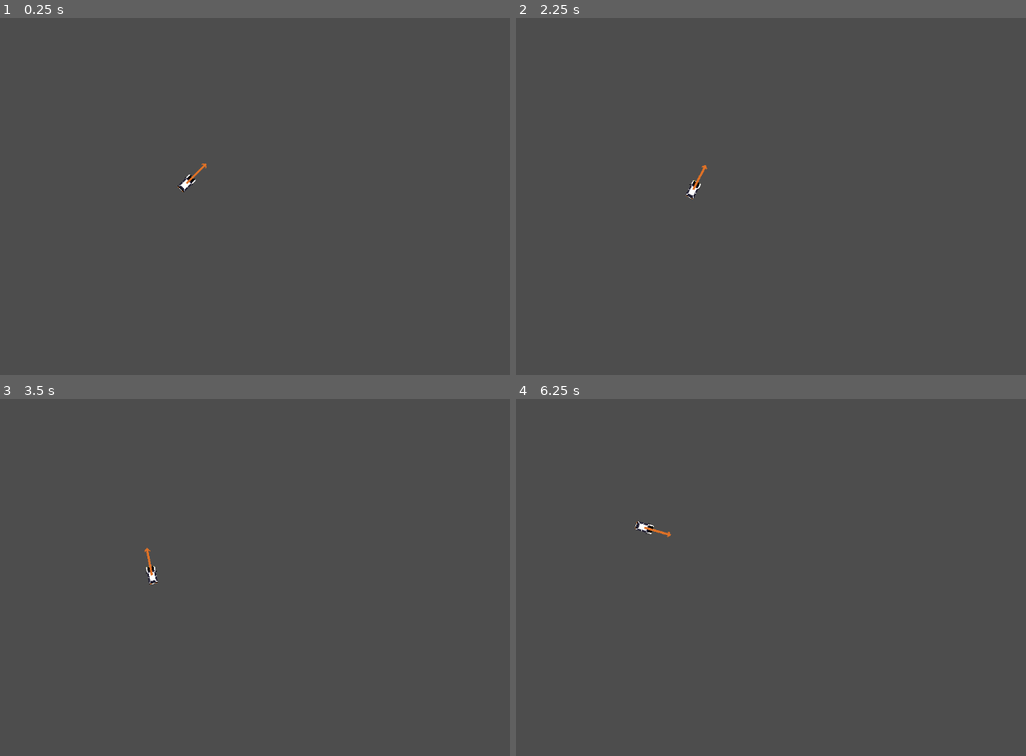
Above: before the commit, frames 1-4 (two rows, left to right).
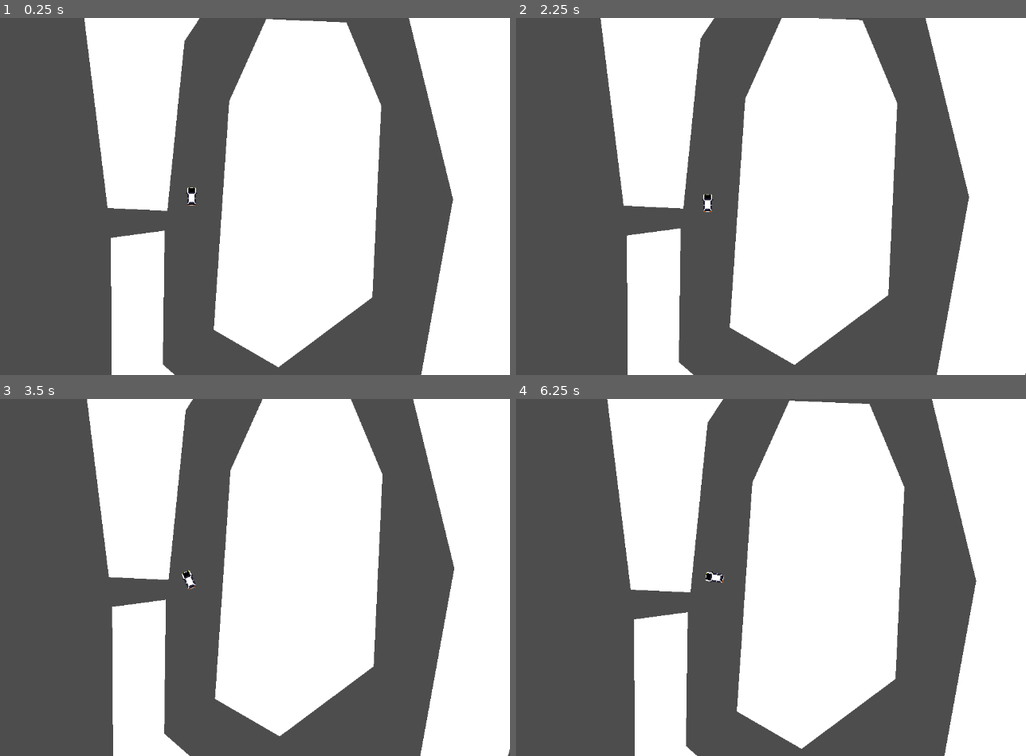
Above: after the commit, the same moments.

Repository: ras-marques/dejadrift
Game: Godot game, scene res://Main.tscn
Two runs of this game, one before a commit and one after it. Both use one fixed random seed, a clock stepped at 60 frames per second and the inputs below.
Inputs:
- Up to frame 1 (0.25 s): no input
- Up to frame 2 (2.25 s): tap Enter at 0.5 s; hold D (car_turn_right) 0.53-1.28 s; tap Space at 1.25 s; hold S (car_brake) 1.28-2.03 s; hold D (car_turn_right) from 2.03 s (still down)
- Up to frame 3 (3.5 s): release D (car_turn_right) at 2.78 s; hold W (car_accelerate) from 2.78 s (still down)
- Up to frame 4 (6.25 s): release W (car_accelerate) at 3.53 s; hold A (car_turn_left) 3.53-5.03 s; hold S (car_brake) 5.03-5.78 s; hold D (car_turn_right) from 5.78 s (still down)

The runs differ from the first frame. In frame 1, 53% of the frame differs, in the area x 16-100%, y 0-100%; in frame 2, 53%; in frame 3, 52%; in frame 4, 52%.

Commit message:
Start of physics for a two wheel car is done
Setting up some acceleration/friction curves would make for better/more
fun handling, but it's a start

Diff:
--- a/Car.tscn
+++ b/Car.tscn
@@ -1,21 +1,22 @@
-[gd_scene load_steps=5 format=3 uid="uid://u4jtbwt3a35f"]
+[gd_scene load_steps=4 format=3 uid="uid://c56ep7k85v3b3"]
 
-[ext_resource type="Script" path="res://CarController.gd" id="1"]
-[ext_resource type="Texture2D" uid="uid://dbteno61iywsb" path="res://AE86.png" id="2"]
-[ext_resource type="Texture2D" uid="uid://h7iequy3ibim" path="res://arrow.png" id="3"]
+[ext_resource type="Script" path="res://Scripts/CarController.gd" id="1_1r2dc"]
+[ext_resource type="Texture2D" uid="uid://dbteno61iywsb" path="res://Sprites/AE86.png" id="2_fhtea"]
 
 [sub_resource type="RectangleShape2D" id="1"]
 size = Vector2(16, 32)
 
 [node name="Car" type="RigidBody2D"]
 gravity_scale = 0.0
-script = ExtResource("1")
+script = ExtResource("1_1r2dc")
 
 [node name="Sprite2D" type="Sprite2D" parent="."]
-texture = ExtResource("2")
+texture = ExtResource("2_fhtea")
 
 [node name="CollisionShape2D" type="CollisionShape2D" parent="."]
 shape = SubResource("1")
 
-[node name="Arrow" type="Sprite2D" parent="."]
-texture = ExtResource("3")
+[node name="Camera2D" type="Camera2D" parent="."]
+limit_smoothed = true
+position_smoothing_enabled = true
+position_smoothing_speed = 1.0
--- a/CarController.gd
+++ /dev/null
@@ -1,99 +0,0 @@
-extends RigidBody2D
-
-var accelerationValue = 40
-var brakingValue = 20
-var acceleration = 0
-
-var frontWheelAngle = 0
-
-var vectorDebug
-
-func _ready():
-	vectorDebug = get_node("Arrow")
-
-func get_input():
-	if Input.is_action_pressed("car_accelerate"):
-		acceleration = accelerationValue
-	elif Input.is_action_pressed("car_brake"):
-		acceleration = -brakingValue
-	else:
-		acceleration = 0
-
-	if Input.is_action_pressed("car_turn_left"):
-		frontWheelAngle = -45*PI/180
-	elif Input.is_action_pressed("car_turn_right"):
-		frontWheelAngle = 45*PI/180
-	else:
-		frontWheelAngle = 0
-
-func _process(_delta):
-	get_input()
-
-func computeForceForTheWheel(velocity, badDirection):
-	var velocityInBadDirection = velocity.dot(badDirection)
-#	print(velocityInBadDirection)
-	var badDirectionAngle = atan2(badDirection.y, badDirection.x)
-	var force = Vector2(sin(badDirectionAngle), -cos(badDirectionAngle)) * -0.9 * velocityInBadDirection
-	return force
-
-func _physics_process(_delta):
-	var backRightTirePosition = Vector2(8, 9).rotated(rotation)     #this is good!
-	var backLeftTirePosition = Vector2(-8, 9).rotated(rotation)     #this is good!
-	var frontRightTirePosition = Vector2(8, -9).rotated(rotation)   #this is good!
-	var frontLeftTirePosition = Vector2(-8, -9).rotated(rotation)   #this is good!
-#
-#	print(backLeftTirePosition)
-#	print(backRightTirePosition)
-
-	var velocity = get_linear_velocity()
-
-	var backLeftTireForwardForce = Vector2(sin(rotation), -cos(rotation)) * acceleration  #this is good!
-	var backRightTireForwardForce = Vector2(sin(rotation), -cos(rotation)) * acceleration #this is good!
-
-	apply_force(backRightTireForwardForce, backRightTirePosition) #this is good!
-	apply_force(backLeftTireForwardForce, backLeftTirePosition)   #this is good!
-
-#	print(backRightTireForwardForce)
-#	print(backLeftTireForwardForce)
-
-	var frontLeftTireBadDirectionAngle = 0
-	var frontRightTireBadDirectionAngle = 0
-	if frontWheelAngle > 0:
-		frontLeftTireBadDirectionAngle = frontWheelAngle - PI/2 + rotation
-		frontRightTireBadDirectionAngle = frontWheelAngle - PI/2 + rotation
-	elif frontWheelAngle < 0:
-		frontLeftTireBadDirectionAngle = frontWheelAngle + PI/2 + rotation
-		frontRightTireBadDirectionAngle = frontWheelAngle + PI/2 + rotation
-
-	var frontLeftTireBadDirectionVector = Vector2(sin(frontLeftTireBadDirectionAngle), -cos(frontLeftTireBadDirectionAngle))
-	var frontRightTireBadDirectionVector = Vector2(sin(frontRightTireBadDirectionAngle), -cos(frontRightTireBadDirectionAngle))
-
-	var backLeftTireBadDirectionAngle = -PI/2 + rotation
-	var backRightTireBadDirectionAngle = PI/2 + rotation
-
-	var backLeftTireBadDirectionVector = Vector2(sin(backLeftTireBadDirectionAngle), -cos(backLeftTireBadDirectionAngle))
-	var backRightTireBadDirectionVector = Vector2(sin(backRightTireBadDirectionAngle), -cos(backRightTireBadDirectionAngle))
-
-#	arrow.rotation = frontWheelAngle
-#	vectorDebug.rotation = frontWheelVectorAngle
-#	vectorDebug.rotation = frontRightTireForceAngle
-#	vectorDebug.rotation = backLeftTireBadDirectionAngle
-#	vectorDebug.rotation = frontLeftTireBadDirectionAngle
-#	vectorDebug.rotation = debugAngle
-#	vectorDebug.rotation = frontWheelForceAngle
-
-	var backLeftTireFrictionForce = computeForceForTheWheel(velocity, backLeftTireBadDirectionVector)
-	var backRightTireFrictionForce = computeForceForTheWheel(velocity, backRightTireBadDirectionVector)
-	var frontLeftTireFrictionForce = computeForceForTheWheel(velocity, frontLeftTireBadDirectionVector)
-	var frontRightTireFrictionForce = computeForceForTheWheel(velocity, frontRightTireBadDirectionVector)
-
-#	var velocityInBadDirection = velocity.dot(frontLeftTireBadDirectionVector)
-#	print(velocityInBadDirection)
-#	var badDirectionAngle = atan2(frontLeftTireBadDirectionVector.y, frontLeftTireBadDirectionVector.x)
-#	var force = Vector2(sin(badDirectionAngle), cos(badDirectionAngle)) * -0.9 * velocityInBadDirection
-#	print(force)
-
-#	apply_force(backRightTirePosition, backRightTireFrictionForce)
-#	apply_force(backLeftTirePosition, backLeftTireFrictionForce)
-	apply_force(frontRightTireFrictionForce, frontRightTirePosition)
-	apply_force(frontLeftTireFrictionForce, frontLeftTirePosition)
--- a/Main.tscn
+++ b/Main.tscn
@@ -1,9 +1,22 @@
-[gd_scene load_steps=2 format=3 uid="uid://cqmu1pfh2oinv"]
+[gd_scene load_steps=2 format=3 uid="uid://cb43i0bwanru0"]
 
-[ext_resource type="PackedScene" uid="uid://u4jtbwt3a35f" path="res://Car.tscn" id="1"]
+[ext_resource type="PackedScene" uid="uid://c56ep7k85v3b3" path="res://Car.tscn" id="1"]
 
 [node name="Level1" type="Node2D"]
 
+[node name="StaticBody2D" type="StaticBody2D" parent="."]
+
+[node name="CollisionPolygon2D" type="CollisionPolygon2D" parent="StaticBody2D"]
+polygon = PackedVector2Array(607, 542, 635, 127, 702, -22, 847, -16, 910, 135, 894, 483, 724, 610)
+
+[node name="CollisionPolygon2D2" type="CollisionPolygon2D" parent="StaticBody2D"]
+polygon = PackedVector2Array(523, 326, 554, 18, 691, -189, 691, -189, 939, -111, 1040, 305, 972, 681, 669, 740, 515, 605, 518, 362, 421, 375, 423, 727, 639, 870, 1099, 789, 1270, 145, 1118, -181, 734, -309, 343, -265, 415, 321)
+
+[node name="Polygon2D" type="Polygon2D" parent="StaticBody2D"]
+polygon = PackedVector2Array(607, 542, 635, 127, 702, -22, 847, -16, 910, 135, 894, 483, 724, 610)
+
+[node name="Polygon2D2" type="Polygon2D" parent="StaticBody2D"]
+polygon = PackedVector2Array(523, 326, 554, 18, 691, -189, 691, -189, 939, -111, 1040, 305, 972, 681, 669, 740, 515, 605, 518, 362, 421, 375, 423, 727, 639, 870, 1099, 789, 1270, 145, 1118, -181, 734, -309, 343, -265, 415, 321)
+
 [node name="Car" parent="." instance=ExtResource("1")]
 position = Vector2(567, 300)
-rotation = 0.785398
--- /dev/null
+++ b/Scripts/CarController.gd
@@ -0,0 +1,78 @@
+extends RigidBody2D
+
+var accelerationValue = 80
+var brakingValue = 40
+var turningValue = 20
+
+var acceleration = 0
+var turning = 0
+
+var turningAngle = 0
+var frontWheelVector = 0
+
+var powerVector
+var turningVector
+
+func _ready():
+	powerVector = get_node("ArrowPower")
+	turningVector = get_node("ArrowPower")
+
+func get_input():
+	if Input.is_action_pressed("car_accelerate"):
+		acceleration = accelerationValue
+	elif Input.is_action_pressed("car_brake"):
+		acceleration = -brakingValue
+	else:
+		acceleration = 0
+
+	if Input.is_action_pressed("car_turn_left"):
+		turningAngle = -PI/4
+		turning = -turningValue
+	elif Input.is_action_pressed("car_turn_right"):
+		turningAngle = PI/4
+		turning = turningValue
+	else:
+		turningAngle = 0
+		turning = 0
+
+func _process(_delta):
+	get_input()
+
+func computeForceForTheWheel(velocity, badDirection):
+	var velocityInBadDirection = velocity.dot(badDirection)
+	var force = badDirection.normalized() * velocityInBadDirection * -0.7
+	return force
+
+func _physics_process(_delta):
+	var backWheelPosition = Vector2(0, 9).rotated(rotation)     #this is good!
+	var frontWheelPosition = Vector2(0, -9).rotated(rotation)   #this is good!
+
+	var backWheelForwardForce = Vector2(sin(rotation), -cos(rotation)) * acceleration  #this is good!
+	apply_force(backWheelForwardForce, backWheelPosition) #this is good!
+
+	var backWheelAngle = rotation
+	var frontWheelAngle = rotation + turningAngle
+
+#	var frontWheelTurningForce = Vector2(sin(rotation + PI/2), -cos(rotation + PI/2)) * turning
+	var backWheelVector = Vector2(sin(backWheelAngle), -cos(backWheelAngle))
+	var frontWheelVector = Vector2(sin(frontWheelAngle), -cos(frontWheelAngle))
+
+	var velocity = get_linear_velocity()
+	var backNoSlipAngle = 0
+	if backWheelVector.angle_to(velocity) > 0:
+		backNoSlipAngle = backWheelAngle - PI/2
+	else:
+		backNoSlipAngle = backWheelAngle + PI/2
+	var frontNoSlipAngle = 0
+	if frontWheelVector.angle_to(velocity) > 0:
+		frontNoSlipAngle = frontWheelAngle - PI/2
+	else:
+		frontNoSlipAngle = frontWheelAngle + PI/2
+
+	var backNoSlipVector = Vector2(sin(backNoSlipAngle), -cos(backNoSlipAngle))
+	var backWheelFrictionForce = computeForceForTheWheel(velocity, backNoSlipVector)
+	apply_force(backWheelFrictionForce, backWheelPosition)
+
+	var frontNoSlipVector = Vector2(sin(frontNoSlipAngle), -cos(frontNoSlipAngle))
+	var frontWheelFrictionForce = computeForceForTheWheel(velocity, frontNoSlipVector)
+	apply_force(frontWheelFrictionForce, frontWheelPosition)
--- a/marker.tscn
+++ /dev/null
@@ -1,8 +0,0 @@
-[gd_scene load_steps=2 format=2]
-
-[ext_resource path="res://marker.png" type="Texture2D" id=1]
-
-[node name="Node2D" type="Node2D"]
-
-[node name="Sprite2D" type="Sprite2D" parent="."]
-texture = ExtResource( 1 )
--- /dev/null
+++ b/vectorLine.tscn
@@ -0,0 +1,7 @@
+[gd_scene format=3 uid="uid://cyq6yf5jh3yxl"]
+
+[node name="Arrow" type="Node2D"]
+
+[node name="Line2D" type="Line2D" parent="."]
+points = PackedVector2Array(0, 0, 0, 100)
+width = 5.0
Not shown, removed: AE86.png.import
Not shown, removed: AE86Left.png.import
Not shown, removed: AE86Right.png.import
Renamed: AE86.png -> Sprites/AE86.png
Not shown, added: Sprites/AE86.png.import
Renamed: AE86Left.png -> Sprites/AE86Left.png
Not shown, added: Sprites/AE86Left.png.import
Renamed: AE86Right.png -> Sprites/AE86Right.png
Not shown, added: Sprites/AE86Right.png.import
Binary file removed: arrow.png
Not shown, removed: arrow.png.import
Not shown, added: export_presets.cfg
(and 5 more such lines)
